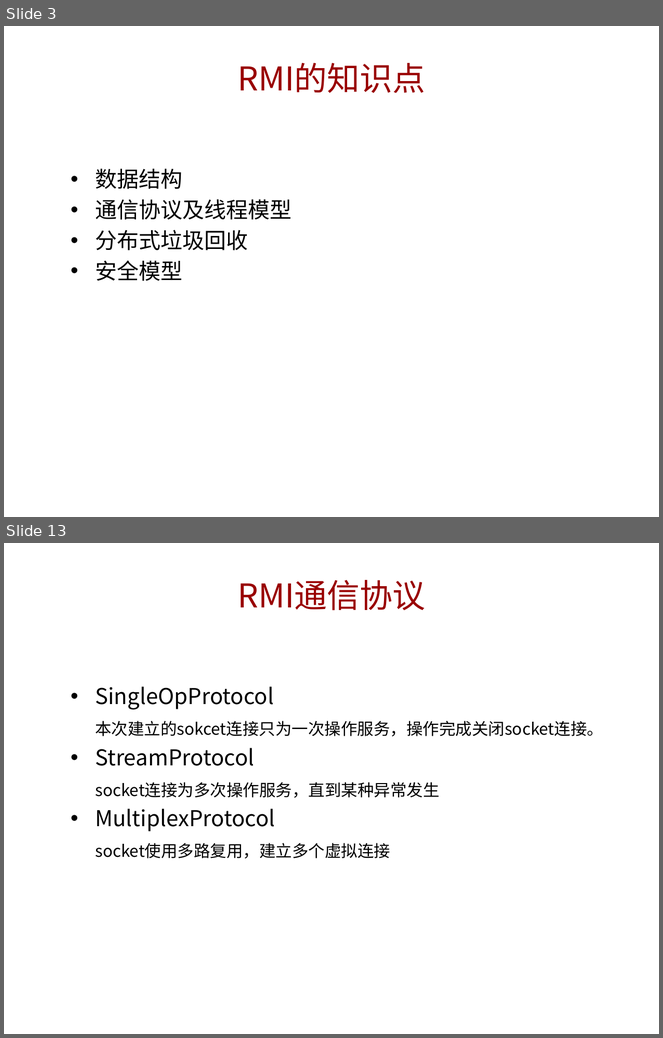
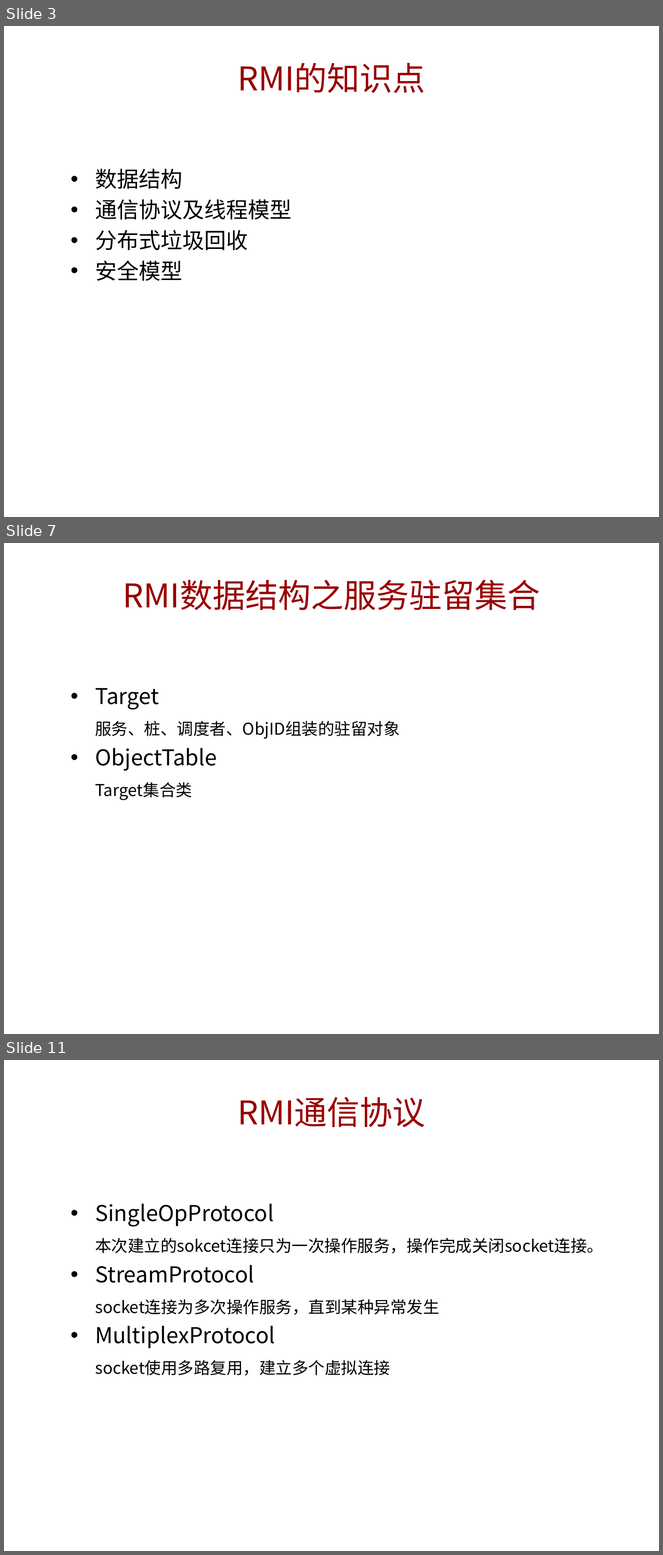
Before and after one commit to jianzijian/Hello-World, a slide deck: RMI学习分享.pptx. Shown one above the other, each under a label of ours: slides 3 and 13 before the commit, slides 3, 7 and 11 after it; the slides between them are not shown. The pictures are 663x1038 and 663x1555 pixels, drawn with LibreOffice and Linux fonts; fonts in the diff are those of the drawing; background and template pictures are left out. Boxes give left, top, right and bottom in pixels: in the first picture for what was removed or moved away, otherwise in the second. Text is boxed around its words. In the diff, an @@ line names an element or a change of style, - is before the commit and + after.

```diff
--- a/RMI学习分享.pptx
+++ b/RMI学习分享.pptx
@@ slide 7 added at bbox=[4, 543, 659, 1034], background picture (left out) @@
@@ title added at bbox=[123, 580, 541, 610], 36 pt, text #990000 @@
+RMI数据结构之服务驻留集合
@@ text added at bbox=[95, 688, 400, 800], 18 pt, text #000000 @@
+• Target
+服务、桩、调度者、ObjID组装的驻留对象
+• ObjectTable
+Target集合类
@@ what was slide 13 is now slide 11 @@
```
Also in this commit, not shown: 1 slide changed, 6 other slides added, 8 slides removed.
